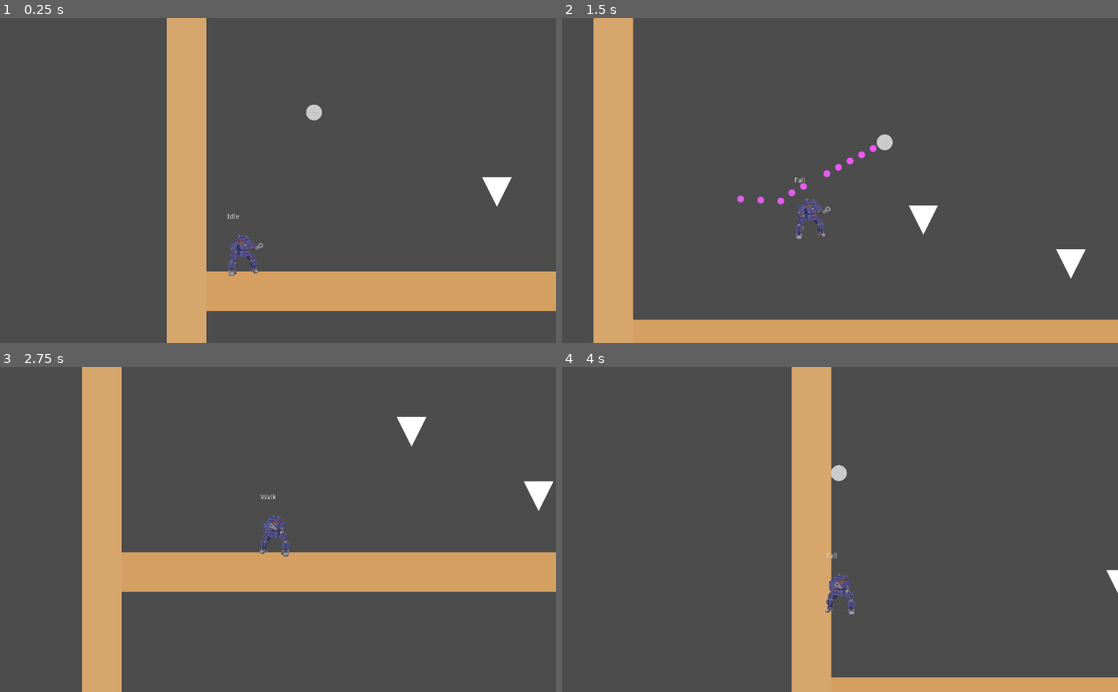
Above: before the commit, frames 1-4 (two rows, left to right).
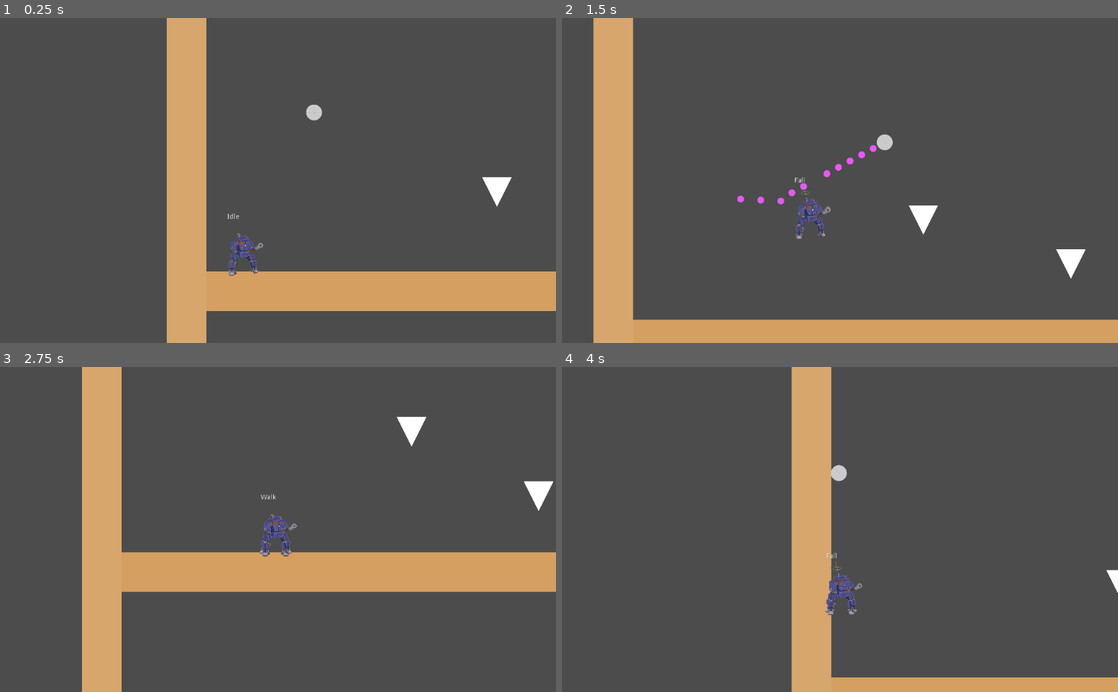
Above: after the commit, the same moments.

Repository: gioele-santi/MechGameJam
Game: Godot game, scene res://Level.tscn
The game is run twice, just before and just after one commit, with the same random seed, the same clock (stepped at 60 frames per second) and the same inputs. The project has no main scene, so this scene is started directly.
Inputs:
- Up to frame 1 (0.25 s): no input
- Up to frame 2 (1.5 s): hold Shift (attack) 0.53-1.28 s; hold D (move_right) from 0.53 s (still down); tap Space (jump) at 0.77 s; tap Shift (attack) at 1.35 s
- Up to frame 3 (2.75 s): tap Space (jump) at 1.52 s; release D (move_right) at 2.03 s; hold A (move_left) from 2.03 s (still down); hold Shift (attack) from 2.03 s (still down)
- Up to frame 4 (4 s): keep holding A (move_left); release Shift (attack) at 2.78 s; tap Shift (attack) at 2.85 s; tap Space (jump) at 3.02, 3.77 s; hold Shift (attack) from 3.53 s (still down)

The runs differ from the first frame. In frame 1, less than 0.1% of the frame differs, in the area x 41-46%, y 66-77%; in frame 2, 0.1%; in frame 3, 0.2%; in frame 4, 0.2%, in the area x 47-54%, y 59-77%.

Commit message:
Prepared L-R animation blending
Not yet included in code.

Diff:
--- a/Mech/Mech.tscn
+++ b/Mech/Mech.tscn
@@ -9,26 +9,128 @@
 [ext_resource path="res://Mech/States/Move/Air.gd" type="Script" id=7]
 [ext_resource path="res://Mech/States/Move/Fall.gd" type="Script" id=8]
 [ext_resource path="res://assets/MC_Right_VF.png" type="Texture" id=9]
+[ext_resource path="res://assets/MC_Animations_V1.png" type="Texture" id=10]
 [ext_resource path="res://Mech/States/Stagger.gd" type="Script" id=12]
 
-[sub_resource type="Animation" id=1]
+[sub_resource type="AnimationNodeAnimation" id=1]
+animation = "idle_L"
+
+[sub_resource type="AnimationNodeAnimation" id=2]
+animation = "idle_R"
+
+[sub_resource type="AnimationNodeBlendSpace1D" id=3]
+blend_point_0/node = SubResource( 1 )
+blend_point_0/pos = -0.0253394
+blend_point_1/node = SubResource( 2 )
+blend_point_1/pos = 0.0
+
+[sub_resource type="AnimationNodeAnimation" id=4]
+animation = "kick_R"
+
+[sub_resource type="AnimationNodeAnimation" id=5]
+animation = "kick_L"
+
+[sub_resource type="AnimationNodeBlendSpace1D" id=6]
+blend_point_0/node = SubResource( 4 )
+blend_point_0/pos = 0.0
+blend_point_1/node = SubResource( 5 )
+blend_point_1/pos = -0.1
+
+[sub_resource type="AnimationNodeStateMachineTransition" id=7]
+
+[sub_resource type="AnimationNodeStateMachineTransition" id=8]
+switch_mode = 2
+auto_advance = true
+
+[sub_resource type="AnimationNodeStateMachine" id=9]
+states/idle/node = SubResource( 3 )
+states/idle/position = Vector2( 396.67, 102 )
+states/kick/node = SubResource( 6 )
+states/kick/position = Vector2( 636.67, 94 )
+transitions = [ "idle", "kick", SubResource( 7 ), "kick", "idle", SubResource( 8 ) ]
+start_node = "idle"
+graph_offset = Vector2( 59.67, 1.96509e-07 )
+
+[sub_resource type="AnimationNodeStateMachinePlayback" id=10]
+
+[sub_resource type="Animation" id=11]
+length = 0.8
 loop = true
-
-[sub_resource type="Animation" id=2]
-
-[sub_resource type="CapsuleShape2D" id=3]
+tracks/0/type = "value"
+tracks/0/path = NodePath("Sprite:frame")
+tracks/0/interp = 1
+tracks/0/loop_wrap = true
+tracks/0/imported = false
+tracks/0/enabled = true
+tracks/0/keys = {
+"times": PoolRealArray( 0, 0.2, 0.4, 0.6, 0.8 ),
+"transitions": PoolRealArray( 1, 1, 1, 1, 1 ),
+"update": 1,
+"values": [ 36, 37, 38, 39, 40 ]
+}
+
+[sub_resource type="Animation" id=12]
+length = 0.8
+loop = true
+tracks/0/type = "value"
+tracks/0/path = NodePath("Sprite:frame")
+tracks/0/interp = 1
+tracks/0/loop_wrap = true
+tracks/0/imported = false
+tracks/0/enabled = true
+tracks/0/keys = {
+"times": PoolRealArray( 0, 0.2, 0.4, 0.6, 0.8 ),
+"transitions": PoolRealArray( 1, 1, 1, 1, 1 ),
+"update": 1,
+"values": [ 24, 25, 26, 27, 28 ]
+}
+
+[sub_resource type="Animation" id=13]
+resource_name = "kick_L"
+length = 1.4
+tracks/0/type = "value"
+tracks/0/path = NodePath("Sprite:frame")
+tracks/0/interp = 1
+tracks/0/loop_wrap = true
+tracks/0/imported = false
+tracks/0/enabled = true
+tracks/0/keys = {
+"times": PoolRealArray( 0, 0.1, 0.2, 0.3, 0.4, 0.5, 0.6, 0.7, 0.8, 0.9, 1, 1.1, 1.2 ),
+"transitions": PoolRealArray( 1, 1, 1, 1, 1, 1, 1, 1, 1, 1, 1, 1, 1 ),
+"update": 1,
+"values": [ 0, 1, 2, 3, 4, 5, 6, 7, 8, 9, 10, 11, 0 ]
+}
+
+[sub_resource type="Animation" id=14]
+length = 1.4
+tracks/0/type = "value"
+tracks/0/path = NodePath("Sprite:frame")
+tracks/0/interp = 1
+tracks/0/loop_wrap = true
+tracks/0/imported = false
+tracks/0/enabled = true
+tracks/0/keys = {
+"times": PoolRealArray( 0, 0.1, 0.2, 0.3, 0.4, 0.5, 0.6, 0.7, 0.8, 0.9, 1, 1.1, 1.2 ),
+"transitions": PoolRealArray( 1, 1, 1, 1, 1, 1, 1, 1, 1, 1, 1, 1, 1 ),
+"update": 1,
+"values": [ 12, 13, 14, 15, 16, 17, 18, 19, 20, 21, 22, 23, 24 ]
+}
+
+[sub_resource type="Animation" id=15]
+
+[sub_resource type="CapsuleShape2D" id=16]
 radius = 20.25
 height = 31.3997
 
-[sub_resource type="CapsuleShape2D" id=4]
+[sub_resource type="CapsuleShape2D" id=17]
 radius = 16.65
 height = 32.4846
 
-[sub_resource type="CapsuleShape2D" id=5]
+[sub_resource type="CapsuleShape2D" id=18]
 radius = 12.15
 height = 17.0
 
-[sub_resource type="RectangleShape2D" id=6]
+[sub_resource type="RectangleShape2D" id=19]
 extents = Vector2( 14.7499, 39.1 )
 
 [node name="Mech" type="KinematicBody2D"]
@@ -44,16 +146,34 @@
 }
 
 [node name="SpriteR" type="Sprite" parent="."]
+visible = false
 texture = ExtResource( 9 )
 
 [node name="SpriteL" type="Sprite" parent="."]
 visible = false
 texture = ExtResource( 1 )
 
+[node name="Sprite" type="Sprite" parent="."]
+texture = ExtResource( 10 )
+hframes = 12
+vframes = 4
+frame = 24
+
+[node name="AnimationTree" type="AnimationTree" parent="."]
+tree_root = SubResource( 9 )
+anim_player = NodePath("../AnimationPlayer")
+active = true
+parameters/playback = SubResource( 10 )
+parameters/idle/blend_position = 0.355204
+parameters/kick/blend_position = 0
+
 [node name="AnimationPlayer" type="AnimationPlayer" parent="."]
-autoplay = "idle"
-anims/idle = SubResource( 1 )
-anims/run = SubResource( 2 )
+autoplay = "idle_R"
+anims/idle_L = SubResource( 11 )
+anims/idle_R = SubResource( 12 )
+anims/kick_L = SubResource( 13 )
+anims/kick_R = SubResource( 14 )
+anims/run = SubResource( 15 )
 
 [node name="FSM" type="Node" parent="."]
 script = ExtResource( 3 )
@@ -78,10 +198,12 @@
 script = ExtResource( 12 )
 
 [node name="CollisionShape2D2" type="CollisionShape2D" parent="."]
+visible = false
 position = Vector2( 0, 10.25 )
-shape = SubResource( 3 )
+shape = SubResource( 16 )
 
 [node name="InteractiveAreas" type="Node2D" parent="."]
+visible = false
 
 [node name="BallSpawn" type="Position2D" parent="InteractiveAreas"]
 position = Vector2( 145.819, -261.883 )
Not shown: 4 places in Mech/Mech.tscn that only renumber resources
